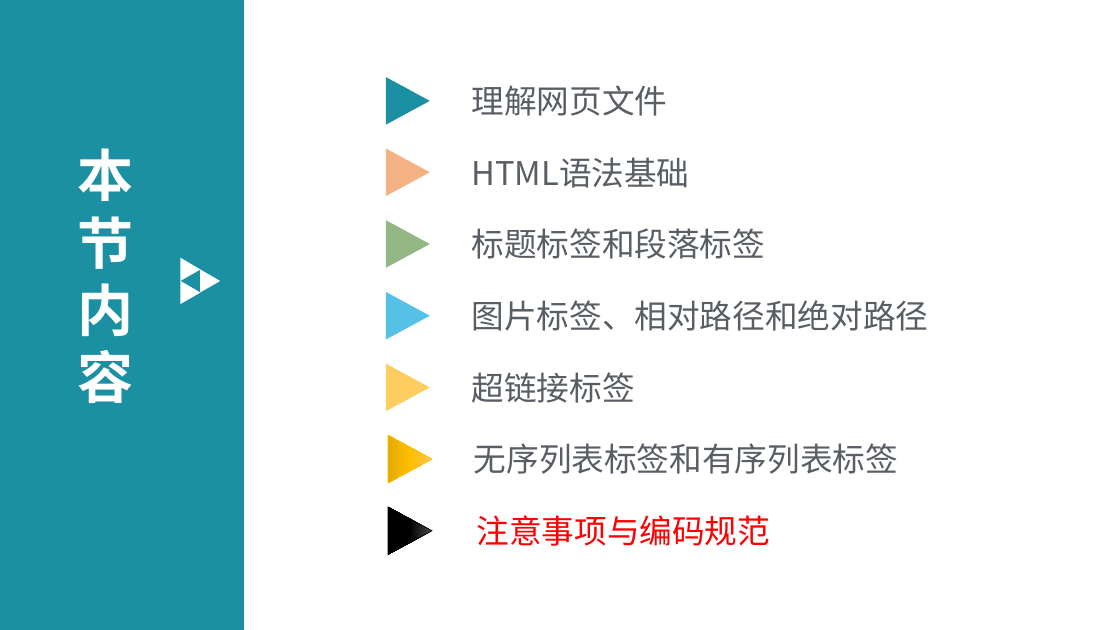
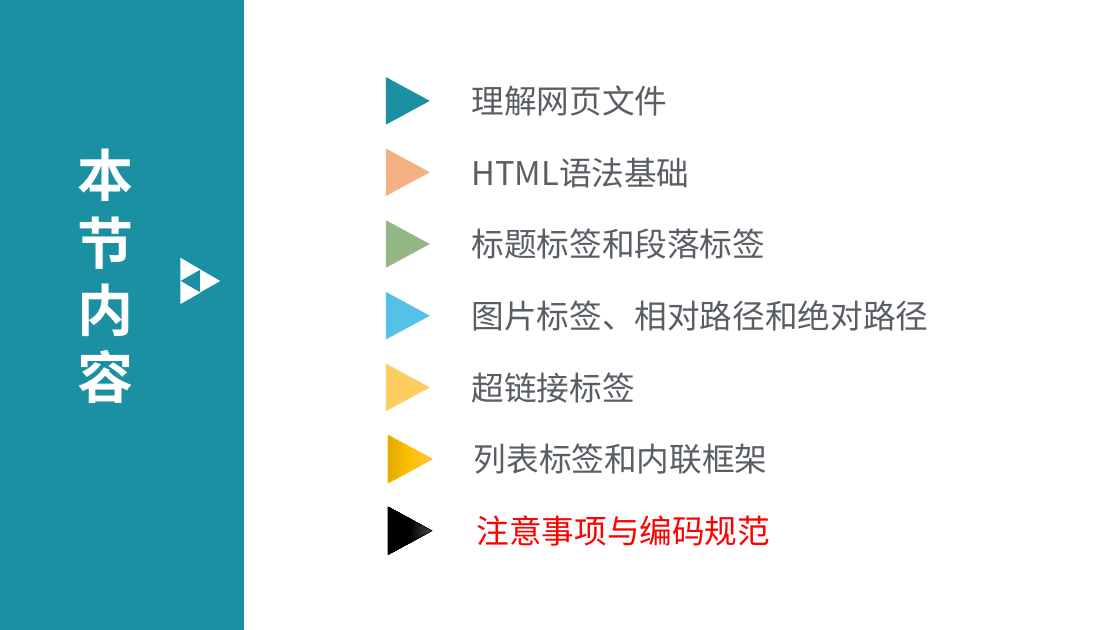
Before and after one commit to edu2act/course-web1, a slide deck: slide 42 of materials/slides/ch02-htmlBasic1.pptx (slide 39 before the commit). Drawn at 1120x630 pixels with LibreOffice and Linux fonts; fonts in the diff are those of the drawing; background and template pictures are left out. Boxes give left, top, right and bottom in pixels: in the first picture for what was removed or moved away, otherwise in the second. Text is boxed around its words. In the diff, an @@ line names an element or a change of style, - is before the commit and + after.

```diff
--- a/materials/slides/ch02-htmlBasic1.pptx
+++ b/materials/slides/ch02-htmlBasic1.pptx
@@ text at (474, 443, 768, 474): text changed @@
-无序列表标签和有序列表标签
+列表标签和内联框架
```
Also in this commit, not shown: 8 other slides changed, 3 slides added, 9 other files.
